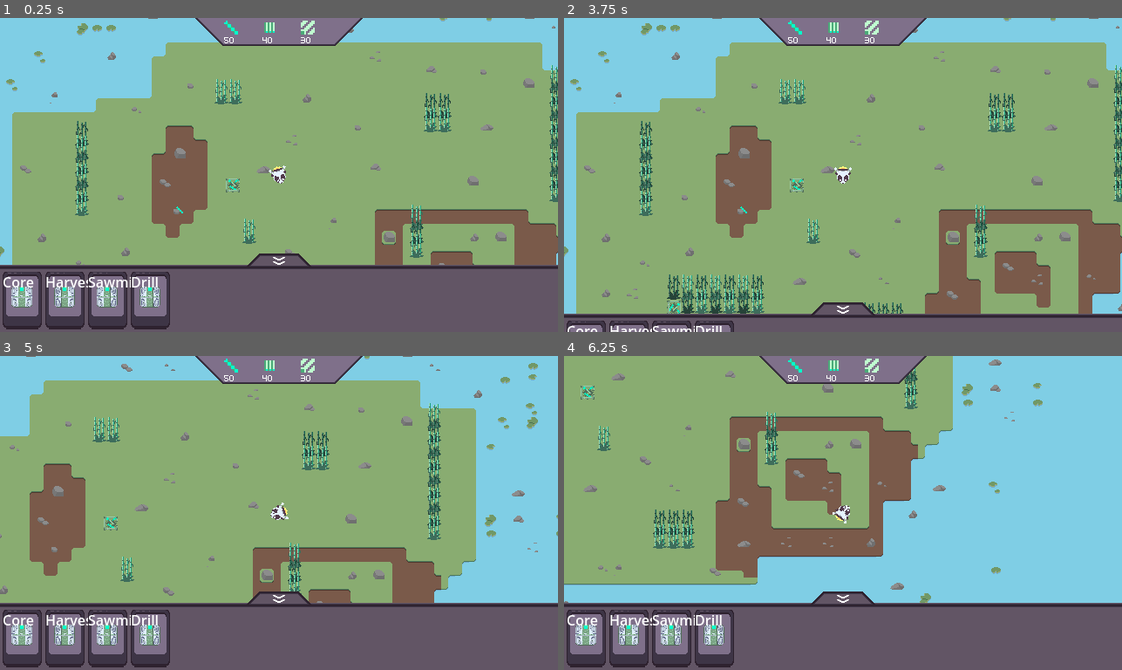
Above: before the commit, frames 1-4 (two rows, left to right).
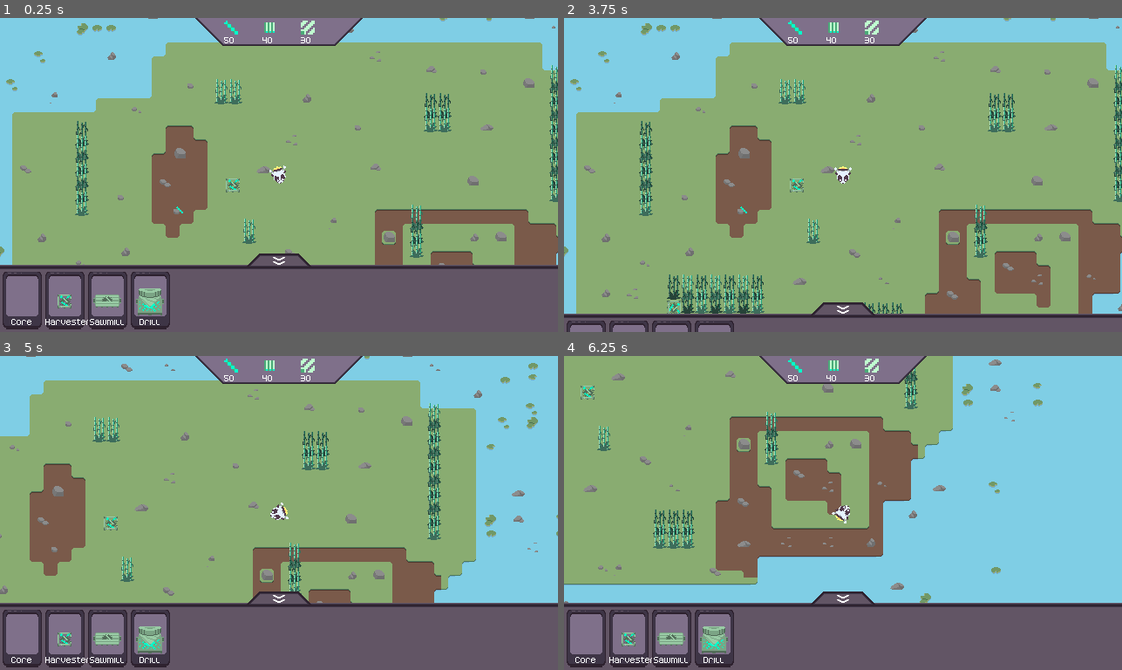
Above: after the commit, the same moments.

Repository: Hyper-Burner/GMTK-Game-Jam-2024
Game: Godot game, scene res://main.tscn
The game is run twice, just before and just after one commit, with the same random seed, the same clock (stepped at 60 frames per second) and the same inputs.
Inputs (mouse positions are in pixels of both pictures, inside the frame that each line leads up to):
- Up to frame 1 (0.25 s): no input
- Up to frame 2 (3.75 s): click "Core" at 0.5 s; click "Harvester" at 1.25 s; click "Sawmill" at 2 s; click "Drill" at 2.75 s; click (843, 259) at 3.5 s
- Up to frame 3 (5 s): tap Enter at 4.25 s; move the mouse to (178, 547) at 4.27 s; press the mouse at (178, 547) at 4.28 s; hold D (right) from 4.28 s (still down)
- Up to frame 4 (6.25 s): move the mouse to (731, 528) at 5.02 s; release D (right) at 5.03 s; release the mouse at (731, 528) at 5.03 s; hold S (down) 5.03-5.78 s; right-click (731, 528) at 5.1 s; move the mouse to (898, 443) at 5.77 s; hold D (right) from 5.78 s (still down); tap R (rotate) at 5.85 s

The runs differ from the first frame. In frame 1, 1.6% of the frame differs, in the area x 0-52%, y 47-98%; in frame 2, 0.2%; in frame 3, 1.6%; in frame 4, 1.6%.

Commit message:
Changed HUD layout

Diff:
--- a/GUI/hotbar_button.gd
+++ b/GUI/hotbar_button.gd
@@ -13,7 +13,7 @@
 	for x in machine_json["machines"]:
 		if x["id"] == id:
 			$Label.text = x["name"]
+			$AnimatedSprite2D.animation = x["name"]
 
 func _on_pressed() -> void:
 	get_tree().call_group("World", "set_selected_machine", id)
-	print("hi")
--- a/GUI/hotbar_button.tscn
+++ b/GUI/hotbar_button.tscn
@@ -1,8 +1,9 @@
-[gd_scene load_steps=5 format=3 uid="uid://cr00iutejh0f"]
+[gd_scene load_steps=6 format=3 uid="uid://cr00iutejh0f"]
 
 [ext_resource type="Texture2D" uid="uid://dmqglpwabdlvt" path="res://GUI/gui.png" id="1_rvk61"]
 [ext_resource type="Script" path="res://GUI/hotbar_button.gd" id="2_4nu2o"]
 [ext_resource type="SpriteFrames" uid="uid://c8p1i561k6kmk" path="res://Classes/machine.tres" id="3_p4htj"]
+[ext_resource type="FontFile" uid="uid://di3holtqvj3bm" path="res://Fonts/Kenney Pixel.ttf" id="4_x15tm"]
 
 [sub_resource type="AtlasTexture" id="AtlasTexture_3tddo"]
 atlas = ExtResource("1_rvk61")
@@ -15,14 +16,17 @@
 script = ExtResource("2_4nu2o")
 
 [node name="AnimatedSprite2D" type="AnimatedSprite2D" parent="."]
-position = Vector2(22, 29)
-scale = Vector2(0.5, 0.5)
+position = Vector2(22, 34)
 sprite_frames = ExtResource("3_p4htj")
-animation = &"Electronic_Fabricator"
+animation = &"Forge"
 
 [node name="Label" type="Label" parent="."]
 layout_mode = 0
-offset_right = 40.0
-offset_bottom = 23.0
+offset_top = 51.0
+offset_right = 45.0
+offset_bottom = 63.0
+theme_override_fonts/font = ExtResource("4_x15tm")
+horizontal_alignment = 1
+vertical_alignment = 1
 
 [connection signal="pressed" from="." to="." method="_on_pressed"]
--- a/project.godot
+++ b/project.godot
@@ -87,3 +87,5 @@
 textures/canvas_textures/default_texture_filter=0
 renderer/rendering_method="gl_compatibility"
 renderer/rendering_method.mobile="gl_compatibility"
+2d/snap/snap_2d_transforms_to_pixel=true
+2d/snap/snap_2d_vertices_to_pixel=true
Binary file added: Fonts/m5x7.ttf
Not shown, added: Fonts/m5x7.ttf.import
